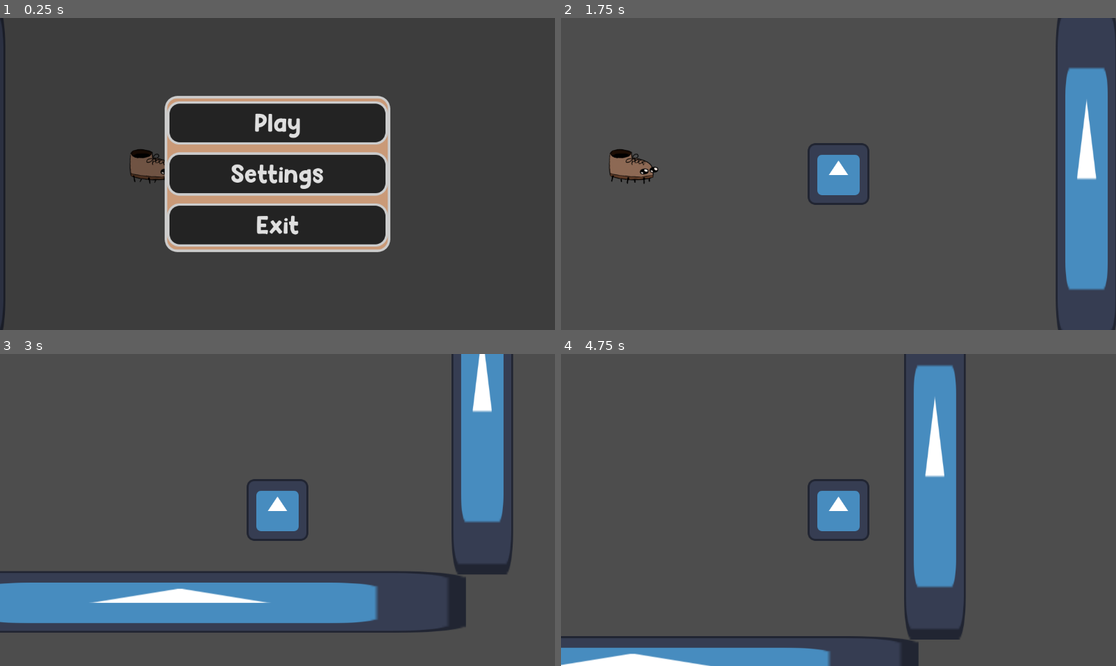
Above: before the commit, frames 1-4 (two rows, left to right).
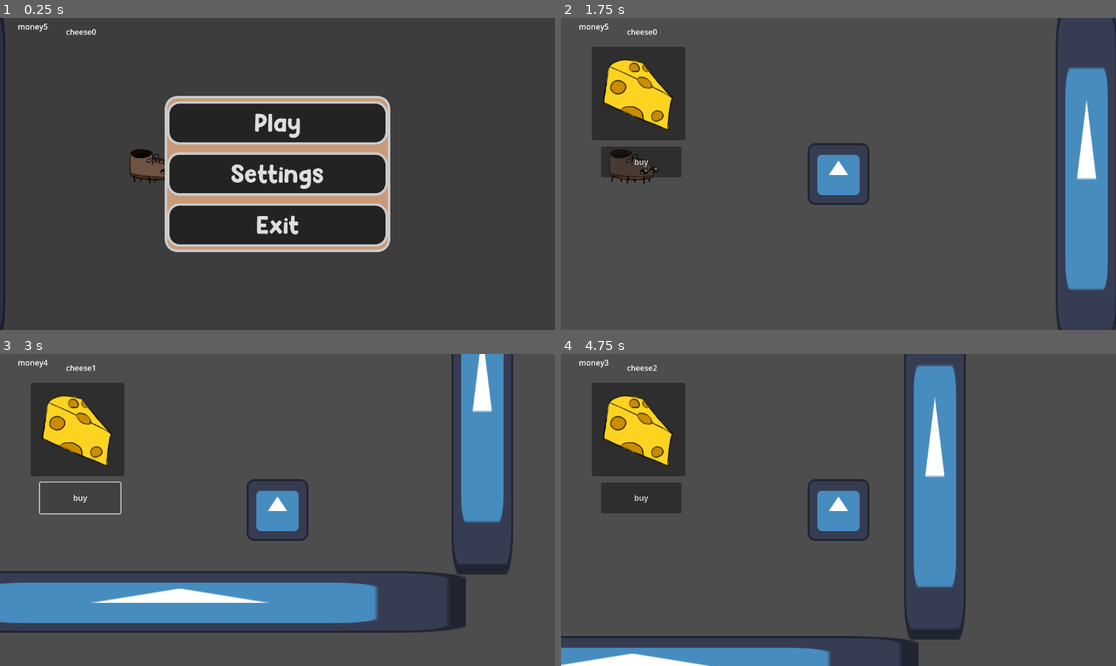
Above: after the commit, the same moments.

Repository: pokemeta/shoebugs-project
Game: Godot game, scene res://Scenes/testworld1.tscn
Same seed, same stepped clock (60 frames per second), same inputs: the game is played once before the commit and once after it. The engine's default icon, where the game draws it, is replaced by a stand-in: a white triangle on a blue panel in a dark square.
Inputs (mouse positions are in pixels of both pictures, inside the frame that each line leads up to):
- Up to frame 1 (0.25 s): no input
- Up to frame 2 (1.75 s): click "Play" at 0.5 s; hold Right (ui_right) from 1.28 s (still down); tap E (interact) at 1.35 s; tap I (shop) at 1.52, 1.55 s
- Up to frame 3 (3 s): tap I (shop) at 1.82, 2.1, 2.27, 2.57 s; release Right (ui_right) at 2.03 s; hold Down (ui_down) 2.03-2.75 s; tap E (interact) at 2.3 s; click (77, 497) at 2.75 s, where only the run after the commit has a clickable "buy"
- Up to frame 4 (4.75 s): tap Enter at 3.5 s; hold Right (ui_right) 3.53-4.28 s; tap E (interact) at 3.6, 4.35 s; tap I (shop) at 3.8, 4.52 s; hold Up (ui_up) from 4.28 s (still down)

The runs differ from the first frame. In frame 1, 0.1% of the frame differs, in the area x 3-18%, y 1-6%; in frame 2, 6.3%; in frame 3, 5.3%; in frame 4, 6.5%, in the area x 3-23%, y 1-52%.

Commit message:
Added feeding system

Diff:
--- a/Scenes/UI/sbinteraction.tscn
+++ b/Scenes/UI/sbinteraction.tscn
@@ -104,4 +104,6 @@
 [node name="Timer" type="Timer" parent="."]
 autostart = true
 
+[connection signal="button_down" from="Control/Panel/PanelContainer/VBoxContainer/Feed" to="." method="feed"]
+[connection signal="pressed" from="Control/Panel/PanelContainer/VBoxContainer/Water" to="." method="givewater"]
 [connection signal="timeout" from="Timer" to="." method="_on_timer_timeout"]
--- a/Scenes/player.tscn
+++ b/Scenes/player.tscn
@@ -15,3 +15,17 @@
 [node name="CollisionShape2D" type="CollisionShape2D" parent="."]
 position = Vector2(0, 0.5)
 shape = SubResource("RectangleShape2D_cvnsp")
+
+[node name="CanvasLayer" type="CanvasLayer" parent="."]
+
+[node name="Label" type="Label" parent="CanvasLayer"]
+offset_left = 37.0
+offset_top = 6.0
+offset_right = 77.0
+offset_bottom = 29.0
+
+[node name="Label2" type="Label" parent="CanvasLayer"]
+offset_left = 137.0
+offset_top = 17.0
+offset_right = 177.0
+offset_bottom = 40.0
--- a/Scenes/sbs/shoebug1.tscn
+++ b/Scenes/sbs/shoebug1.tscn
@@ -70,6 +70,11 @@
 script = ExtResource("6_urf1x")
 metadata/_custom_type_script = "uid://cnyfx6k6gu1ud"
 
+[node name="foodndrinktimer" type="Timer" parent="."]
+wait_time = 0.2
+autostart = true
+
 [connection signal="timeout" from="ChangeDirectionTimer" to="." method="_on_change_direction_timer_timeout"]
 [connection signal="body_entered" from="interactcomp" to="interactcomp" method="_on_body_entered"]
 [connection signal="body_exited" from="interactcomp" to="interactcomp" method="_on_body_exited"]
+[connection signal="timeout" from="foodndrinktimer" to="." method="_on_foodndrinktimer_timeout"]
--- a/Scenes/testworld1.tscn
+++ b/Scenes/testworld1.tscn
@@ -20,6 +20,7 @@
 
 [node name="CharacterBody2D" parent="." instance=ExtResource("2_smn25")]
 position = Vector2(574, 309)
+money = 5
 
 [node name="Camera2D" type="Camera2D" parent="CharacterBody2D"]
 
--- a/Scripts/PlMv.gd
+++ b/Scripts/PlMv.gd
@@ -6,11 +6,15 @@
 var intwith
 @export var money: int
 @export var cheese: int
+var invopeneed: bool = false
+var ui
 func _physics_process(delta: float) -> void:
-
+	#I'll get rid of those two later
+	$CanvasLayer/Label.text = "money" + str(money)
+	$CanvasLayer/Label2.text = "cheese" + str(cheese)
 	# Get the input direction and handle the movement/deceleration.
-	# As good practice, you should replace UI actions with custom gameplay actions.
-	var direction := Input.get_vector("ui_left", "ui_right", "ui_up", "ui_down")
+	# As good practice, you should replace UI actions with custom gameplay actions. Gotcha!
+	var direction := Input.get_vector("move_left", "move_right", "move_up", "move_down")
 	if direction:
 		if canmove:
 			velocity = direction * speed
@@ -22,3 +26,12 @@
 	if Input.is_action_just_pressed("interact"):
 		if intwith != null:
 			intwith.intnode.use()
+	if Input.is_action_just_pressed("shop"):
+		if not invopeneed:
+			ui = preload("res://Scenes/shop.tscn").instantiate()
+			get_tree().get_current_scene().add_child(ui)
+			ui.plr = self
+			invopeneed = true
+		else:
+			ui.queue_free()
+			invopeneed = false
--- a/Scripts/sb1.gd
+++ b/Scripts/sb1.gd
@@ -27,8 +27,14 @@
 
 func _on_change_direction_timer_timeout() -> void:
 	choosemov()
+
 @warning_ignore("unused_parameter")
 func _process(delta: float) -> void:
 	if actualdir != null:
 		velocity += actualdir * speed
 	move_and_slide()
+
+
+func _on_foodndrinktimer_timeout() -> void:
+	stats.food -= 1
+	stats.water -= 1
--- a/Scripts/shopcomp.gd
+++ b/Scripts/shopcomp.gd
@@ -1,4 +1,6 @@
 extends Node
 func buy(product):
-	if product.namee == str("Cheese"):
-		get_parent().plr.cheese += 1
+	if get_parent().plr.money > 0:
+		get_parent().plr.money -= product.cost
+		if product.namee == str("Cheese"):
+			get_parent().plr.cheese += 1
--- a/Scripts/ui.gd
+++ b/Scripts/ui.gd
@@ -1,10 +1,20 @@
 extends CanvasLayer
 var shoebugtoshow: BugStats
+var plr
 func _ready() -> void:
 	$Timer.start(0.005)
-
-
+	for i in get_tree().get_current_scene().get_children():
+		if i.is_in_group("plr"):
+			plr = i
 func _on_timer_timeout() -> void:
 	$Control/Panel/PanelContainer/VBoxContainer/Label.text = shoebugtoshow.name
 	$Control/Panel/PanelContainer/VBoxContainer/FoodBar.value = shoebugtoshow.food
 	$Control/Panel/PanelContainer/VBoxContainer/WaterBar.value = shoebugtoshow.water
+
+
+func feed() -> void:
+	plr.cheese -= 1
+	shoebugtoshow.food += 5
+
+func givewater() -> void:
+	pass # Replace with function body.
--- a/project.godot
+++ b/project.godot
@@ -31,3 +31,27 @@
 "events": [Object(InputEventKey,"resource_local_to_scene":false,"resource_name":"","device":-1,"window_id":0,"alt_press …(192 unchanged characters)…
 ]
 }
+move_up={
+"deadzone": 0.2,
+"events": [Object(InputEventKey,"resource_local_to_scene":false,"resource_name":"","device":-1,"window_id":0,"alt_pressed":false,"shift_pressed":false,"ctrl_pressed":false,"meta_pressed":false,"pressed":false,"keycode":0,"physical_keycode":87,"key_label":0,"unicode":119,"location":0,"echo":false,"script":null)
+, Object(InputEventKey,"resource_local_to_scene":false,"resource_name":"","device":-1,"window_id":0,"alt_pressed":false,"shift_pressed":false,"ctrl_pressed":false,"meta_pressed":false,"pressed":false,"keycode":0,"physical_keycode":4194320,"key_label":0,"unicode":0,"location":0,"echo":false,"script":null)
+]
+}
+move_down={
+"deadzone": 0.2,
+"events": [Object(InputEventKey,"resource_local_to_scene":false,"resource_name":"","device":-1,"window_id":0,"alt_pressed":false,"shift_pressed":false,"ctrl_pressed":false,"meta_pressed":false,"pressed":false,"keycode":0,"physical_keycode":83,"key_label":0,"unicode":115,"location":0,"echo":false,"script":null)
+, Object(InputEventKey,"resource_local_to_scene":false,"resource_name":"","device":-1,"window_id":0,"alt_pressed":false,"shift_pressed":false,"ctrl_pressed":false,"meta_pressed":false,"pressed":false,"keycode":0,"physical_keycode":4194322,"key_label":0,"unicode":0,"location":0,"echo":false,"script":null)
+]
+}
+move_left={
+"deadzone": 0.2,
+"events": [Object(InputEventKey,"resource_local_to_scene":false,"resource_name":"","device":-1,"window_id":0,"alt_pressed":false,"shift_pressed":false,"ctrl_pressed":false,"meta_pressed":false,"pressed":false,"keycode":0,"physical_keycode":65,"key_label":0,"unicode":97,"location":0,"echo":false,"script":null)
+, Object(InputEventKey,"resource_local_to_scene":false,"resource_name":"","device":-1,"window_id":0,"alt_pressed":false,"shift_pressed":false,"ctrl_pressed":false,"meta_pressed":false,"pressed":false,"keycode":0,"physical_keycode":4194319,"key_label":0,"unicode":0,"location":0,"echo":false,"script":null)
+]
+}
+move_right={
+"deadzone": 0.2,
+"events": [Object(InputEventKey,"resource_local_to_scene":false,"resource_name":"","device":-1,"window_id":0,"alt_pressed":false,"shift_pressed":false,"ctrl_pressed":false,"meta_pressed":false,"pressed":false,"keycode":0,"physical_keycode":68,"key_label":0,"unicode":100,"location":0,"echo":false,"script":null)
+, Object(InputEventKey,"resource_local_to_scene":false,"resource_name":"","device":-1,"window_id":0,"alt_pressed":false,"shift_pressed":false,"ctrl_pressed":false,"meta_pressed":false,"pressed":false,"keycode":0,"physical_keycode":4194321,"key_label":0,"unicode":0,"location":0,"echo":false,"script":null)
+]
+}
Not shown: 1 places in Scenes/shop.tscn that only renumber resources
